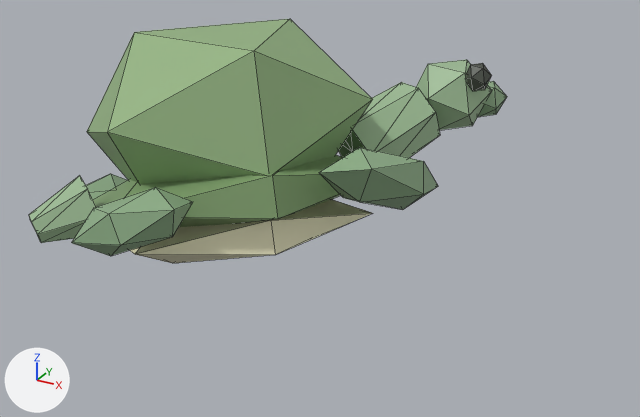
One commit to the glTF model public/studio/v2.15.0/d_turtle/model.glb: the scene before it, then after it.
The view is the same before and after, from a 50 mm camera at (11.45, -16.52, 7.99) aimed at (1.26, 2.01, -1.27). Lighting does not change. The marker at lower left points along +X, +Y and +Z. The picture after the commit comes second. Mesh edges are drawn as thin lines. Where no turn or scale is listed for an object, it has been applied to the vertices.

Names of what the first picture shows: 'part0', 'part1', 'part10', 'part11', 'part12', 'part2', 'part3', 'part4', 'part6', 'part8' and 1 more.
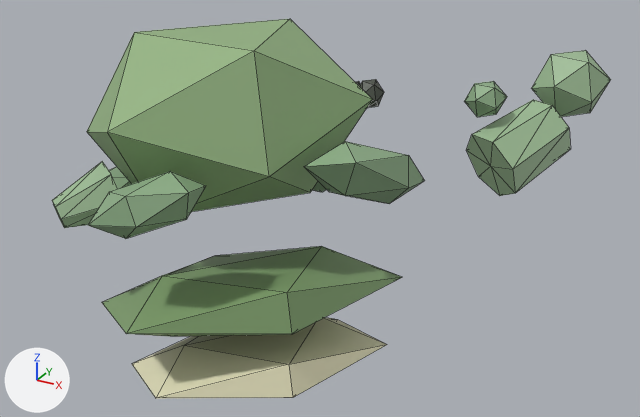
What the commit changed:
me_geometry_1 is used by ob_part1; location (0.0, 0.0, 0.0).
me_geometry_1 had 12 vertices, 20 faces and spanned x -3.4..3.5, y -3.74..3.66, z -1.54..1.12.
me_geometry_1 now has 12 vertices, 20 faces and spans x -2.81..4.09, y -4.21..3.19, z -3.96..-1.3.
me_geometry_1 part 1: the whole mesh is moved by (0.59, -0.47, -2.42).
me_geometry_2 is used by ob_part2; location (0.0, 0.0, 0.0).
me_geometry_2 had 12 vertices, 20 faces and spanned x -2.68..3.21, y -3.37..2.95, z -2.21..0.02.
me_geometry_2 now has 12 vertices, 20 faces and spans x -1.93..3.96, y -3.97..2.35, z -5.32..-3.09.
me_geometry_2 part 2: the whole mesh is moved by (0.75, -0.6, -3.11).
me_geometry_3 is used by ob_part3; location (0.0, 0.0, 0.0).
me_geometry_3 had 16 vertices, 28 faces and spanned x 1.05..3.68, y 1.94..4.77, z -0.73..1.76.
me_geometry_3 now has 16 vertices, 28 faces and spans x 3.75..6.38, y 4.91..7.74, z -1.59..0.9.
me_geometry_3 part 3: the whole mesh is moved by (2.7, 2.97, -0.86).
me_geometry_4 is used by ob_part4; location (0.0, 0.0, 0.0).
me_geometry_4 had 12 vertices, 20 faces and spanned x 2.53..4.5, y 4.02..6.13, z 0.46..2.14.
me_geometry_4 now has 12 vertices, 20 faces and spans x 4.96..6.93, y 7.02..9.13, z 0.36..2.04.
me_geometry_4 part 4: the whole mesh is moved by (2.43, 3.0, -0.11).
me_geometry_6 is used by ob_part6; location (0.0, 0.0, 0.0).
me_geometry_6 had 12 vertices, 20 faces and spanned x 3.992..4.624, y 4.502..5.177, z 1.633..2.277.
me_geometry_6 now has 12 vertices, 20 faces and spans x 1.926..2.558, y 2.484..3.159, z 1.419..2.063.
me_geometry_6 part 5: the whole mesh is moved by (-2.066, -2.018, -0.214).
me_geometry_8 is used by ob_part8; location (0.0, 0.0, 0.0).
me_geometry_8 had 12 vertices, 20 faces and spanned x 2.81..4.88, y -1.51..1.86, z -0.31..1.65.
me_geometry_8 now has 12 vertices, 20 faces and spans x 2.45..4.53, y -1.5..1.87, z -0.24..1.72.
me_geometry_8 part 6: the whole mesh is moved by (-0.36, 0.01, 0.07).
me_geometry_10 is used by ob_part10; location (0.0, 0.0, 0.0).
me_geometry_10 had 12 vertices, 20 faces and spanned x -0.96..1.35, y -4.84..-3.06, z -0.25..1.22.
me_geometry_10 now has 12 vertices, 20 faces and spans x -1.03..1.28, y -4.26..-2.48, z -0.11..1.35.
me_geometry_10 part 7: the whole mesh is moved by (-0.08, 0.58, 0.14).
me_geometry_12 is used by ob_part12; location (0.0, 0.0, 0.0).
me_geometry_12 had 16 vertices, 28 faces and spanned x -3.13..-1.48, y -3.99..-2.25, z -0.82..0.59.
me_geometry_12 now has 16 vertices, 28 faces and spans x -2.84..-1.2, y -3.51..-1.78, z -0.58..0.83.
me_geometry_12 part 8: the whole mesh is moved by (0.28, 0.48, 0.24).

Changed parts and their boxes (x1, y1, x2, y2) in the pictures (640 x 417 px):
'part1', moved
    before: (93, 155, 343, 227)
    after: (102, 246, 402, 337)
'part2', moved
    before: (130, 199, 372, 263)
    after: (132, 317, 387, 399)
'part3', moved
    before: (338, 82, 440, 158)
    after: (466, 100, 570, 196)
'part4', moved
    before: (416, 60, 492, 130)
    after: (532, 50, 611, 117)
'part10', moved
    before: (72, 187, 193, 256)
    after: (88, 171, 206, 239)
'part8', moved
    before: (319, 147, 438, 210)
    after: (304, 141, 425, 204)
'part12', moved
    before: (29, 176, 96, 243)
    after: (52, 161, 118, 228)
'part6', moved
    before: (466, 63, 492, 91)
    after: (360, 79, 384, 108)
